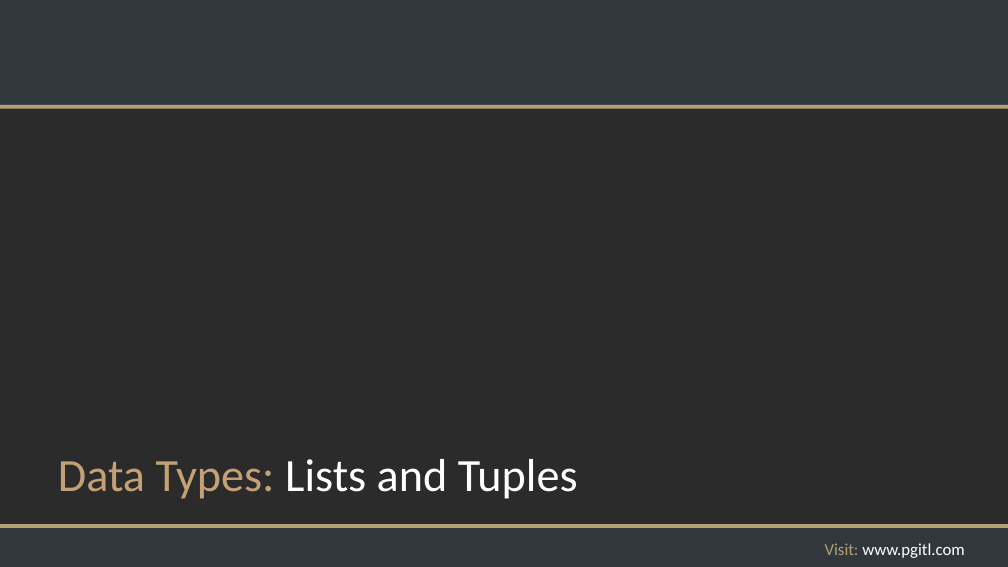
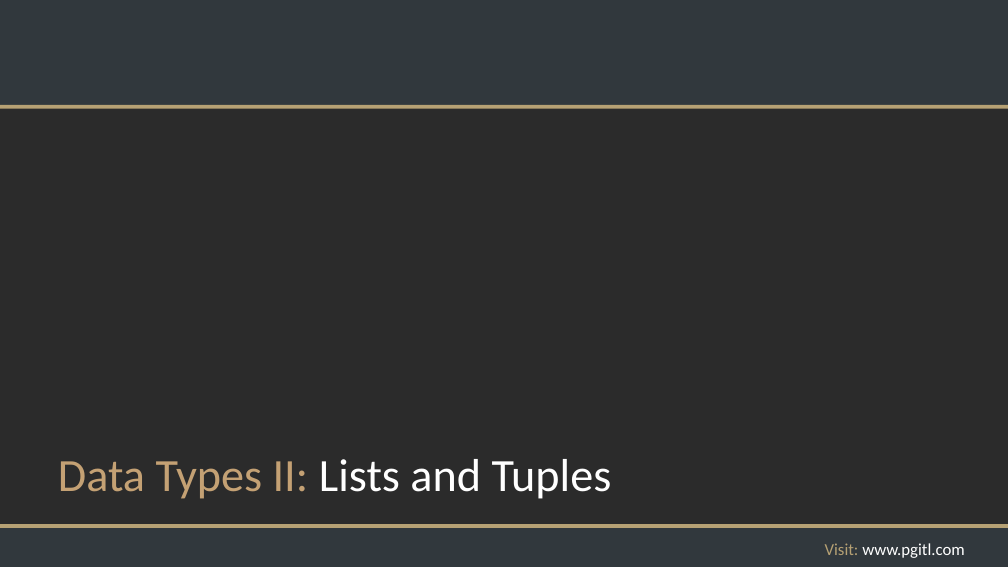
Before and after one commit to rikkouri/project-a, a slide deck: slide 82 of Programming Foundations.pptx (slide 58 before the commit). Drawn at 1008x567 pixels with LibreOffice and Linux fonts; fonts in the diff are those of the drawing; background and template pictures are left out; a plain dark background stands for a picture behind light text. Boxes give left, top, right and bottom in pixels: in the first picture for what was removed or moved away, otherwise in the second. Text is boxed around its words. In the diff, an @@ line names an element or a change of style, - is before the commit and + after.

```diff
--- a/Programming Foundations.pptx
+++ b/Programming Foundations.pptx
@@ title at box(58, 459, 612, 499): text changed @@
-Data Types: Lists and Tuples
+Data Types II: Lists and Tuples
```
Also in this commit, not shown: 3 other slides changed.
